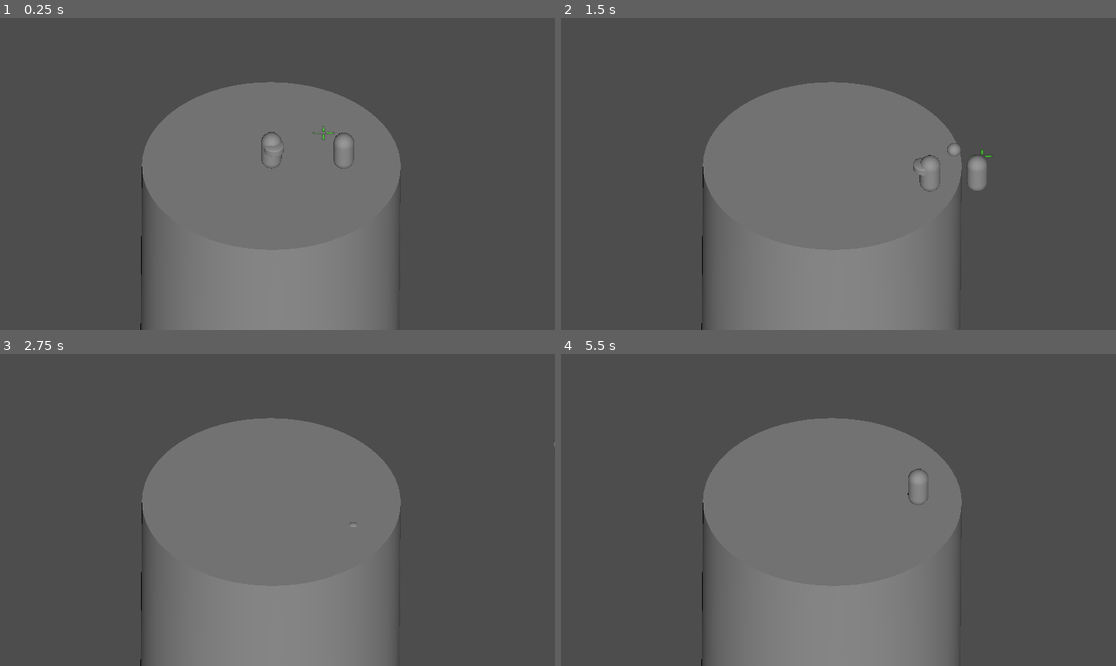
Above: before the commit, frames 1-4 (two rows, left to right).
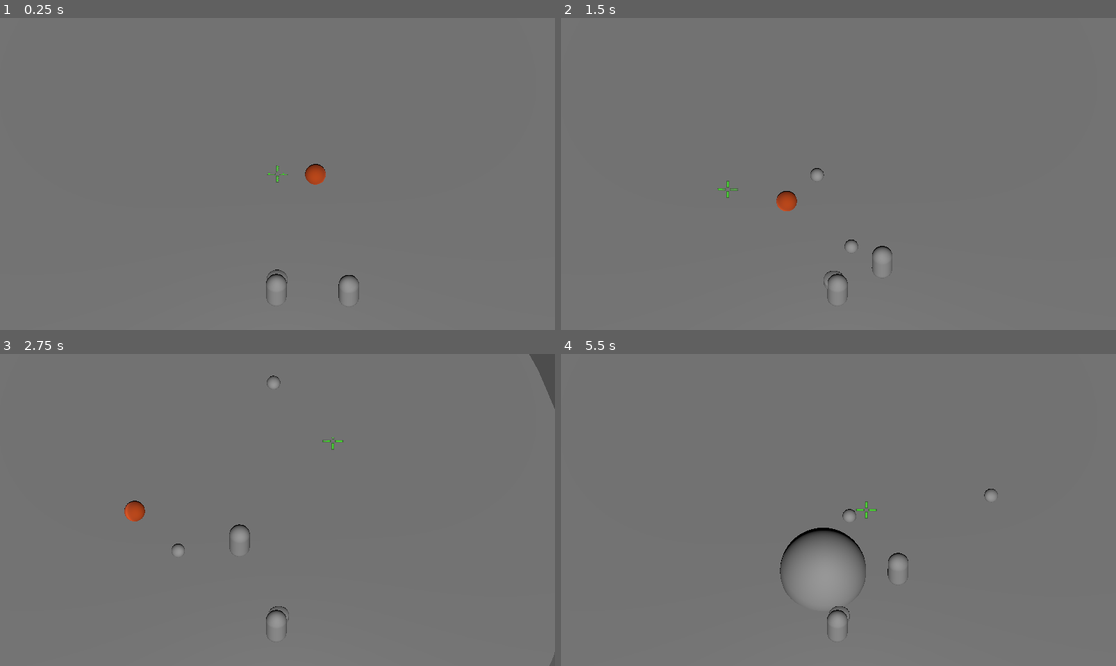
Above: after the commit, the same moments.

Repository: princess-mikus/GlobalGameJam-2025
Game: Godot game, scene res://scenes/coliseum.tscn
The game is run twice, just before and just after one commit, with the same random seed, the same clock (stepped at 60 frames per second) and the same inputs.
Inputs (mouse positions are in pixels of both pictures, inside the frame that each line leads up to):
- Up to frame 1 (0.25 s): no input
- Up to frame 2 (1.5 s): move the mouse to (960, 158) at 0.52 s; press the mouse at (960, 158) at 0.53 s; hold Right (ui_right) 0.53-1.28 s; move the mouse to (727, 189) at 1.27 s; release the mouse at (727, 189) at 1.28 s; hold Down (ui_down) from 1.28 s (still down); click (727, 189) at 1.35 s
- Up to frame 3 (2.75 s): move the mouse to (333, 441) at 2.02 s; release Down (ui_down) at 2.03 s; press the mouse at (333, 441) at 2.03 s; hold Right (ui_right) from 2.03 s (still down)
- Up to frame 4 (5.5 s): move the mouse to (810, 572) at 2.77 s; release Right (ui_right) at 2.78 s; release the mouse at (810, 572) at 2.78 s; hold Up (ui_up) 2.78-3.53 s; click (810, 572) at 2.85 s; move the mouse to (1005, 556) at 3.52 s; press the mouse at (1005, 556) at 3.53 s; hold Left (ui_left) 3.53-5.03 s; move the mouse to (672, 463) at 4.27 s; release the mouse at (672, 463) at 4.28 s; click (672, 463) at 4.35 s; move the mouse to (866, 510) at 5.02 s; press the mouse at (866, 510) at 5.03 s; hold Down (ui_down) from 5.03 s (still down)

The runs differ from the first frame. In frame 1, 68% of the frame differs, in the area x 0-100%, y 0-100%; in frame 2, 67%; in frame 3, 67%; in frame 4, 69%.

Commit message:
Enemies almost done

Diff:
--- /dev/null
+++ b/Butano_exploder_placeholder.tres
@@ -0,0 +1,4 @@
+[gd_resource type="StandardMaterial3D" format=3 uid="uid://b6yp3tetotxhv"]
+
+[resource]
+albedo_color = Color(0.709547, 0, 0.190235, 1)
--- /dev/null
+++ b/Butano_placeholder.tres
@@ -0,0 +1,4 @@
+[gd_resource type="StandardMaterial3D" format=3 uid="uid://bhqsipjp6txyo"]
+
+[resource]
+albedo_color = Color(0.718495, 0.254822, 0, 1)
--- /dev/null
+++ b/bomb_enemy.gd
@@ -0,0 +1,63 @@
+extends CharacterBody3D
+
+@onready var player = $"../Player"
+@onready var timer = $Timer
+
+@onready var mesh = $MeshInstance3D
+@onready var explosion_scene = preload("res://scenes/explosion.tscn")
+
+const moveSpeed = 20
+const maxKnockbackSpeed = 5
+const timeKnockback = 0.5
+const fallSpeed = 100
+
+var dead = false
+var knockbackSpeed = 0
+var knockback = Vector3.ZERO
+
+func _physics_process(delta: float) -> void:
+
+	var gravity
+	var direction
+
+	# Add the gravity.
+	if not is_on_floor():
+		gravity = fallSpeed*Vector3(0,-1,0)
+	else:
+		gravity = Vector3.ZERO
+
+	if not dead and knockbackSpeed == 0:
+		var playerCoor = player.transform.origin
+		var enemyCoor = transform.origin
+		direction = moveSpeed * (playerCoor - enemyCoor).normalized()
+	elif knockbackSpeed > 0:
+		direction = knockbackSpeed * knockback.normalized()
+		knockbackSpeed -= maxKnockbackSpeed/(60/timeKnockback)
+	else:
+		direction = Vector3.ZERO
+
+	velocity = delta * (direction + gravity)
+
+	move_and_slide()
+
+func collision(collision: Vector3):
+	var enemyCoor = transform.origin
+	knockback = enemyCoor - collision
+	knockbackSpeed = maxKnockbackSpeed
+
+func _on_area_3d_body_exited(body: Node3D) -> void:
+	dead = true
+	timer.start(3)
+
+func _on_timer_timeout() -> void:
+	dead = false
+	position = Vector3(0.5,0.12,0)
+
+# Mira mi bombita tic tac tic
+func _on_kaboom_timeout() -> void:
+	var explosion = explosion_scene.instantiate()
+	dead = true
+	print("Kaboom!!!")
+	explosion.position = position
+	get_node("..").add_child(explosion)
+	queue_free()
--- a/project.godot
+++ b/project.godot
@@ -23,6 +23,10 @@
 ]
 }
 
+[input_devices]
+
+pointing/custom_image=""
+
 [rendering]
 
 renderer/rendering_method="gl_compatibility"
--- /dev/null
+++ b/scenes/bomb_enemy.tscn
@@ -0,0 +1,75 @@
+[gd_scene load_steps=9 format=3 uid="uid://b7sssgxvpba83"]
+
+[ext_resource type="Script" path="res://bomb_enemy.gd" id="1_kx3n1"]
+[ext_resource type="Material" uid="uid://bhqsipjp6txyo" path="res://Butano_placeholder.tres" id="2_meykp"]
+[ext_resource type="Material" uid="uid://b6yp3tetotxhv" path="res://Butano_exploder_placeholder.tres" id="3_wui53"]
+
+[sub_resource type="SphereMesh" id="SphereMesh_qsgex"]
+
+[sub_resource type="SphereShape3D" id="SphereShape3D_wkg68"]
+
+[sub_resource type="Animation" id="Animation_lpioc"]
+length = 0.001
+tracks/0/type = "value"
+tracks/0/imported = false
+tracks/0/enabled = true
+tracks/0/path = NodePath("MeshInstance3D:material_override")
+tracks/0/interp = 1
+tracks/0/loop_wrap = true
+tracks/0/keys = {
+"times": PackedFloat32Array(0),
+"transitions": PackedFloat32Array(1),
+"update": 1,
+"values": [ExtResource("2_meykp")]
+}
+
+[sub_resource type="Animation" id="Animation_bm8mo"]
+resource_name = "tic_tac"
+tracks/0/type = "value"
+tracks/0/imported = false
+tracks/0/enabled = true
+tracks/0/path = NodePath("MeshInstance3D:material_override")
+tracks/0/interp = 1
+tracks/0/loop_wrap = true
+tracks/0/keys = {
+"times": PackedFloat32Array(0, 0.5, 1),
+"transitions": PackedFloat32Array(1, 1, 1),
+"update": 1,
+"values": [ExtResource("2_meykp"), ExtResource("3_wui53"), ExtResource("2_meykp")]
+}
+
+[sub_resource type="AnimationLibrary" id="AnimationLibrary_amulf"]
+_data = {
+"RESET": SubResource("Animation_lpioc"),
+"tic_tac": SubResource("Animation_bm8mo")
+}
+
+[node name="Bomb" type="CharacterBody3D"]
+transform = Transform3D(0.12, 0, 0, 0, 0.12, 0, 0, 0, 0.12, 0, 0.12, 0)
+collision_mask = 3
+script = ExtResource("1_kx3n1")
+
+[node name="MeshInstance3D" type="MeshInstance3D" parent="."]
+material_override = ExtResource("2_meykp")
+mesh = SubResource("SphereMesh_qsgex")
+skeleton = NodePath("../..")
+
+[node name="CollisionShape3D" type="CollisionShape3D" parent="."]
+shape = SubResource("SphereShape3D_wkg68")
+
+[node name="Timer" type="Timer" parent="."]
+one_shot = true
+
+[node name="Kaboom" type="Timer" parent="."]
+wait_time = 5.0
+one_shot = true
+autostart = true
+
+[node name="AnimationPlayer" type="AnimationPlayer" parent="."]
+libraries = {
+"": SubResource("AnimationLibrary_amulf")
+}
+autoplay = "tic_tac"
+
+[connection signal="timeout" from="Timer" to="." method="_on_timer_timeout"]
+[connection signal="timeout" from="Kaboom" to="." method="_on_kaboom_timeout"]
--- a/scenes/coliseum.tscn
+++ b/scenes/coliseum.tscn
@@ -1,7 +1,8 @@
-[gd_scene load_steps=6 format=3 uid="uid://dd7xyrk3h6ey4"]
+[gd_scene load_steps=7 format=3 uid="uid://bvygg7tdu1buc"]
 
 [ext_resource type="PackedScene" uid="uid://brnkx57g2q4mu" path="res://scenes/player.tscn" id="1_6m13s"]
-[ext_resource type="PackedScene" uid="uid://2c4fomrvn2ts" path="res://scenes/enemy.tscn" id="2_7lhq0"]
+[ext_resource type="PackedScene" path="res://scenes/enemy.tscn" id="2_7lhq0"]
+[ext_resource type="PackedScene" uid="uid://b7sssgxvpba83" path="res://scenes/bomb_enemy.tscn" id="3_n2chm"]
 
 [sub_resource type="CylinderShape3D" id="CylinderShape3D_ftxh5"]
 
@@ -11,17 +12,11 @@
 
 [node name="Coliseum" type="Node3D"]
 
-[node name="Camera3D" type="Camera3D" parent="."]
-transform = Transform3D(1.00119, -0.00923129, 1.83476e-09, 0.0061092, 0.877672, 0.731931, -0.00519713, -0.74664, 0.860381, 0.03613, 1.32463, 1.62772)
-projection = 1
-fov = 116.76
-size = 1.80756
-
 [node name="DirectionalLight3D" type="DirectionalLight3D" parent="."]
 transform = Transform3D(0.998324, -0.0428357, 0.0389143, 0.0118868, 0.809853, 0.586513, -0.0566385, -0.585067, 0.809005, -0.0228071, 0.856767, 1.6046)
 
 [node name="StaticBody3D" type="StaticBody3D" parent="."]
-transform = Transform3D(1.5, 0, 0, 0, 1.5, 0, 0, 0, 1.5, 0, 0, 0)
+transform = Transform3D(6, 0, 0, 0, 6, 0, 0, 0, 6, 0, 0, 0)
 
 [node name="CollisionShape3D" type="CollisionShape3D" parent="StaticBody3D"]
 transform = Transform3D(1, 0, 0, 0, 1, 0, 0, 0, 1, 0, -1, 0)
@@ -36,10 +31,11 @@
 [node name="Enemy" parent="." instance=ExtResource("2_7lhq0")]
 transform = Transform3D(0.119621, 0, 0, 0, 0.119621, 0, 0, 0, 0.119621, 0.5, 0.12, 0)
 
+[node name="Bomb" parent="." instance=ExtResource("3_n2chm")]
+transform = Transform3D(0.12, 0, 0, 0, 0.12, 0, 0, 0, 0.12, 0.240483, 0.12, -0.93971)
+
 [node name="PlayZone" type="Area3D" parent="."]
 
 [node name="CollisionShape3D" type="CollisionShape3D" parent="PlayZone"]
 transform = Transform3D(1.5, 0, 0, 0, 1.5, 0, 0, 0, 1.5, 0, 0, 0)
 shape = SubResource("CylinderShape3D_k6ckx")
-
-[connection signal="body_exited" from="PlayZone" to="Enemy" method="_on_area_3d_body_exited"]
--- /dev/null
+++ b/scenes/explosion.tscn
@@ -0,0 +1,24 @@
+[gd_scene load_steps=4 format=3 uid="uid://jf7j8sgjyx5n"]
+
+[ext_resource type="Script" path="res://scripts/explosion.gd" id="1_6e28h"]
+
+[sub_resource type="SphereShape3D" id="SphereShape3D_ojpxf"]
+
+[sub_resource type="SphereMesh" id="SphereMesh_332wn"]
+
+[node name="Explosion" type="Area3D"]
+transform = Transform3D(0.5, 0, 0, 0, 0.5, 0, 0, 0, 0.5, 0, 0, 0)
+script = ExtResource("1_6e28h")
+
+[node name="CollisionShape3D" type="CollisionShape3D" parent="."]
+shape = SubResource("SphereShape3D_ojpxf")
+
+[node name="MeshInstance3D" type="MeshInstance3D" parent="."]
+mesh = SubResource("SphereMesh_332wn")
+
+[node name="Duration" type="Timer" parent="."]
+wait_time = 2.0
+one_shot = true
+autostart = true
+
+[connection signal="timeout" from="Duration" to="." method="_on_duration_timeout"]
--- a/scenes/player.tscn
+++ b/scenes/player.tscn
@@ -12,7 +12,7 @@
 script = ExtResource("1_0gvct")
 
 [node name="MeshInstance3D" type="MeshInstance3D" parent="."]
-transform = Transform3D(1, 0, 0, 0, 1, 0, 0, 0, 1, 0, 1.00299, 0)
+transform = Transform3D(1, 0, 0, 0, 1, 0, 0, 0, 1, -0.00700504, 0.992032, -0.0125644)
 mesh = SubResource("CapsuleMesh_8hdl7")
 skeleton = NodePath("../..")
 
@@ -29,5 +29,10 @@
 
 [node name="Crosshair" type="Sprite3D" parent="."]
 transform = Transform3D(1, 0, 0, 0, -4.37114e-08, 1, 0, -1, -4.37114e-08, 0, 0, 0)
-centered = false
 texture = ExtResource("2_3mxbu")
+
+[node name="Camera3D" type="Camera3D" parent="."]
+transform = Transform3D(8.33302, -0.0727211, 0, 0.0412942, 4.73185, 6.85947, -0.0598594, -6.85921, 4.73203, 0, 8.3221, -1.76807)
+projection = 1
+fov = 116.76
+size = 1.80756
--- /dev/null
+++ b/scenes/slime_enemy.tscn
@@ -0,0 +1,24 @@
+[gd_scene load_steps=4 format=3 uid="uid://cl5cdy1uf0w2l"]
+
+[ext_resource type="Script" path="res://scripts/slime_enemy.gd" id="1_0ma7g"]
+
+[sub_resource type="CapsuleMesh" id="CapsuleMesh_8hdl7"]
+
+[sub_resource type="CapsuleShape3D" id="CapsuleShape3D_tob63"]
+
+[node name="Slime" type="CharacterBody3D"]
+transform = Transform3D(0.12, 0, 0, 0, 0.12, 0, 0, 0, 0.12, 0, 0.12, 0)
+collision_mask = 3
+script = ExtResource("1_0ma7g")
+
+[node name="MeshInstance3D" type="MeshInstance3D" parent="."]
+mesh = SubResource("CapsuleMesh_8hdl7")
+skeleton = NodePath("../..")
+
+[node name="CollisionShape3D" type="CollisionShape3D" parent="."]
+shape = SubResource("CapsuleShape3D_tob63")
+
+[node name="Timer" type="Timer" parent="."]
+one_shot = true
+
+[connection signal="timeout" from="Timer" to="." method="_on_timer_timeout"]
--- /dev/null
+++ b/scenes/slimeling_enemy.tscn
@@ -0,0 +1,24 @@
+[gd_scene load_steps=4 format=3 uid="uid://b5cdqmfj1banm"]
+
+[ext_resource type="Script" path="res://scripts/enemy.gd" id="1_y12w3"]
+
+[sub_resource type="CapsuleMesh" id="CapsuleMesh_8hdl7"]
+
+[sub_resource type="CapsuleShape3D" id="CapsuleShape3D_tob63"]
+
+[node name="Enemy" type="CharacterBody3D"]
+transform = Transform3D(0.12, 0, 0, 0, 0.12, 0, 0, 0, 0.12, 0, 0.12, 0)
+collision_mask = 3
+script = ExtResource("1_y12w3")
+
+[node name="MeshInstance3D" type="MeshInstance3D" parent="."]
+mesh = SubResource("CapsuleMesh_8hdl7")
+skeleton = NodePath("../..")
+
+[node name="CollisionShape3D" type="CollisionShape3D" parent="."]
+shape = SubResource("CapsuleShape3D_tob63")
+
+[node name="Timer" type="Timer" parent="."]
+one_shot = true
+
+[connection signal="timeout" from="Timer" to="." method="_on_timer_timeout"]
--- /dev/null
+++ b/scripts/bomb_enemy.gd
@@ -0,0 +1,54 @@
+extends CharacterBody3D
+
+@onready var player = $"../Player"
+@onready var timer = $Timer
+
+@onready var mesh = $MeshInstance3D
+@onready var explosion = preload("res://scenes/explosion.tscn")
+
+const moveSpeed = 20
+const maxKnockbackSpeed = 10
+const timeKnockback = 0.5
+const fallSpeed = 100
+
+var dead = false
+var knockbackSpeed = 0
+var knockback = Vector3.ZERO
+
+func _physics_process(delta: float) -> void:
+
+	var gravity
+	var direction
+
+	# Add the gravity.
+	if not is_on_floor():
+		gravity = fallSpeed*Vector3(0,-1,0)
+	else:
+		gravity = Vector3.ZERO
+
+	if not dead and knockbackSpeed == 0:
+		var playerCoor = player.transform.origin
+		var enemyCoor = transform.origin
+		direction = moveSpeed * (playerCoor - enemyCoor).normalized()
+	elif knockbackSpeed > 0:
+		direction = knockbackSpeed * knockback.normalized()
+		knockbackSpeed -= maxKnockbackSpeed/(60/timeKnockback)
+	else:
+		direction = Vector3.ZERO
+
+	velocity = delta * (direction + gravity)
+
+	move_and_slide()
+
+func collision(collision: Vector3):
+	var enemyCoor = transform.origin
+	knockback = enemyCoor - collision
+	knockbackSpeed = maxKnockbackSpeed
+
+func _on_area_3d_body_exited(body: Node3D) -> void:
+	dead = true
+	timer.start(3)
+
+func _on_timer_timeout() -> void:
+	dead = false
+	position = Vector3(0.5,0.12,0)
--- a/scripts/bubble.gd
+++ b/scripts/bubble.gd
@@ -9,6 +9,6 @@
 	linear_velocity = speed  *  delta * direction.normalized()
 
 	for node in get_colliding_bodies():
-		if node.name == "Enemy":
+		if node.name == "Enemy" or node.name == "Bomb":
 			node.collision(position)
-			queue_free()
+		queue_free()
--- /dev/null
+++ b/scripts/explosion.gd
@@ -0,0 +1,19 @@
+extends Area3D
+
+# Called when the node enters the scene tree for the first time.
+func _ready() -> void:
+	#scale = Vector3(1, 1, 1)
+	body_entered.connect(_on_body_in_area)
+	print("I'm exploding!")
+	pass
+
+# Called every frame. 'delta' is the elapsed time since the previous frame.
+func _process(delta: float) -> void:
+	pass
+
+func _on_duration_timeout() -> void:
+	queue_free()
+
+func _on_body_in_area(body):
+	if body.name == "Player":
+		body._on_damage()
--- a/scripts/player.gd
+++ b/scripts/player.gd
@@ -10,7 +10,6 @@
 var coolDown = 0
 
 func _input(event):
-	print(coolDown)
 	if Input.is_action_pressed("shoot") and coolDown <= 0:
 		coolDown = maxCoolDown
 		var bubble = bubble_scene.instantiate()
@@ -45,7 +44,7 @@
 		if collision.get_collider().name == "Enemy":
 			collision.get_collider().collision(collision.get_position())
 
-	var camera = get_node("../Camera3D")
+	var camera = $Camera3D
 	var viewport := get_viewport()
 	var mousePos = viewport.get_mouse_position()
 	var spaceState = get_world_3d().direct_space_state
@@ -54,4 +53,8 @@
 	var query = PhysicsRayQueryParameters3D.create(origin, end)
 	var result = spaceState.intersect_ray(query)
 	if result:
+		$Crosshair.global_position = result.position
 		$Pivot.look_at(Vector3(result.position.x, 0, result.position.z))
+
+func	_on_damage():
+	print("That's it, I'm dead")
--- /dev/null
+++ b/scripts/slime_enemy.gd
@@ -0,0 +1,55 @@
+extends CharacterBody3D
+
+@onready var player = $"../Player"
+@onready var timer = $Timer
+
+@onready var mesh = $MeshInstance3D
+
+@onready var slimeling = preload("res://scenes/slimeling_enemy.tscn")
+
+const moveSpeed = 20
+const maxKnockbackSpeed = 60
+const timeKnockback = 1
+const fallSpeed = 100
+
+var dead = false
+var knockbackSpeed = 0
+var knockback = Vector3.ZERO
+
+func _physics_process(delta: float) -> void:
+
+	var gravity
+	var direction
+
+	# Add the gravity.
+	if not is_on_floor():
+		gravity = fallSpeed*Vector3(0,-1,0)
+	else:
+		gravity = Vector3.ZERO
+
+	if not dead and knockbackSpeed == 0:
+		var playerCoor = player.transform.origin
+		var enemyCoor = transform.origin
+		direction = moveSpeed * (playerCoor - enemyCoor).normalized()
+	elif knockbackSpeed > 0:
+		direction = knockbackSpeed * knockback.normalized()
+		knockbackSpeed -= maxKnockbackSpeed/(60/timeKnockback)
+	else:
+		direction = Vector3.ZERO
+
+	velocity = delta * (direction + gravity)
+
+	move_and_slide()
+
+func collision(collision: Vector3):
+	var enemyCoor = transform.origin
+	knockback = enemyCoor - collision
+	knockbackSpeed = maxKnockbackSpeed
+
+func _on_area_3d_body_exited(body: Node3D) -> void:
+	dead = true
+	timer.start(3)
+
+func _on_timer_timeout() -> void:
+	dead = false
+	queue_free()
Not shown: 1 places in scenes/bubble.tscn that only renumber resources
